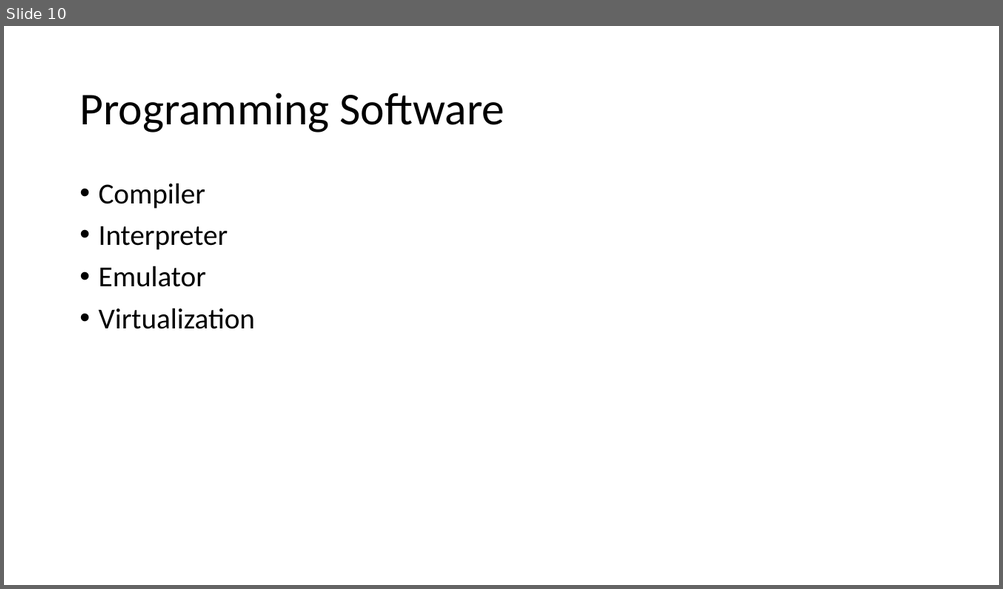
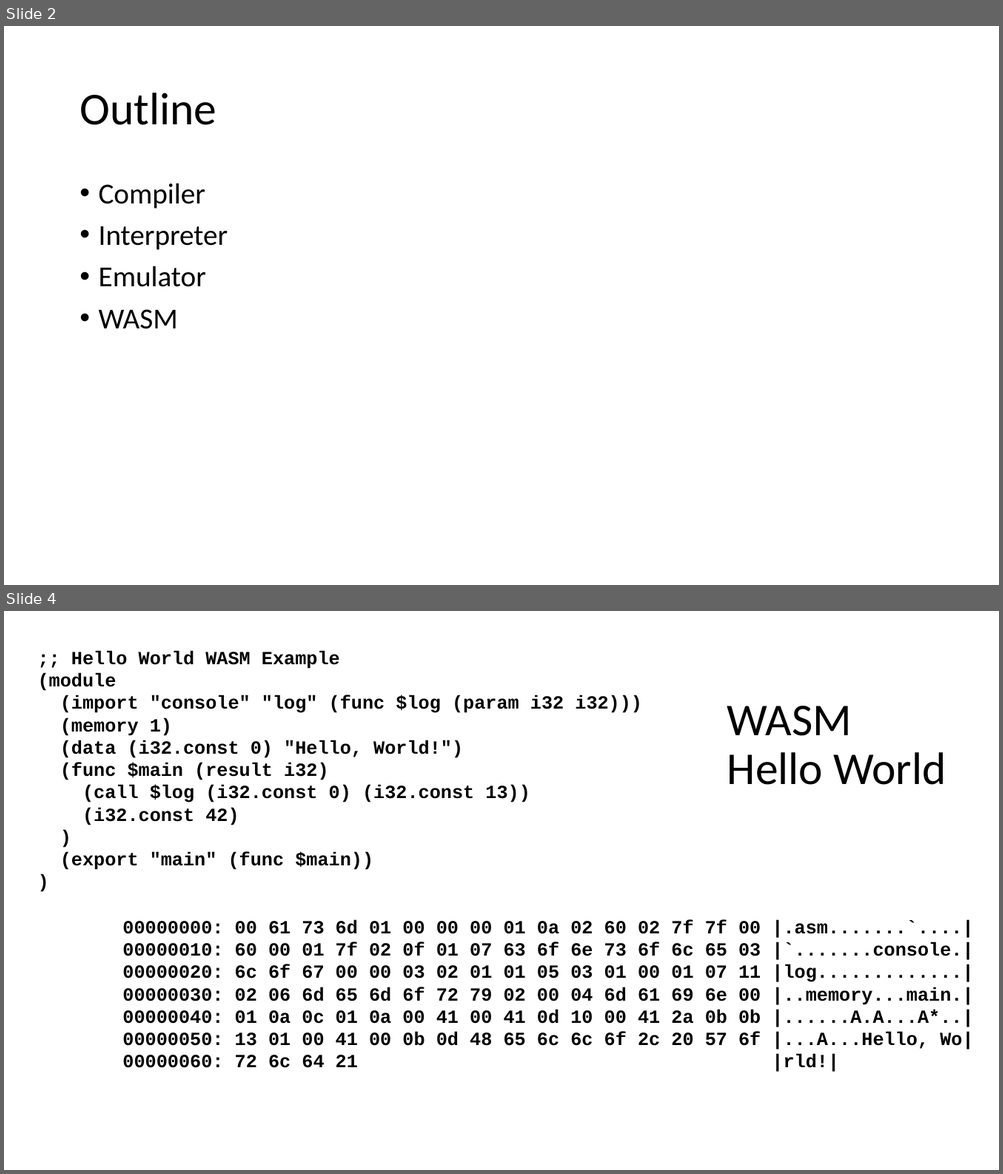
Before and after one commit to csev/ca4e, a slide deck: lectures/05-Software.pptx. Shown one above the other, each under a label of ours: slide 10 before the commit, slides 2 and 4 after it; the slides between them are not shown. The pictures are 1003x589 and 1003x1174 pixels, drawn with LibreOffice and Linux fonts; fonts in the diff are those of the drawing. Boxes give left, top, right and bottom in pixels: in the first picture for what was removed or moved away, otherwise in the second. Text is boxed around its words. In the diff, an @@ line names an element or a change of style, - is before the commit and + after.

```diff
--- a/lectures/05-Software.pptx
+++ b/lectures/05-Software.pptx
@@ slide 4 added at box(4, 611, 999, 1170), background #FFFFFF @@
@@ text added at box(38, 650, 642, 870), 18 pt, text #000000, bold @@
+;; Hello World WASM Example
+(module
+(import "console" "log" (func $log (param i32 i32)))
+(memory 1)
+(data (i32.const 0) "Hello, World!")
+(func $main (result i32)
+(call $log (i32.const 0) (i32.const 13))
+(i32.const 42)
+)
+(export "main" (func $main))
+)
@@ title added at box(727, 706, 946, 785), 44 pt, text #000000 @@
+WASM Hello World
@@ text added at box(122, 920, 973, 1072), 18 pt, text #000000, bold @@
+00000000: 00 61 73 6d 01 00 00 00 01 0a 02 60 02 7f 7f 00 |.asm.......`....|
+00000010: 60 00 01 7f 02 0f 01 07 63 6f 6e 73 6f 6c 65 03 |`.......console.|
+00000020: 6c 6f 67 00 00 03 02 01 01 05 03 01 00 01 07 11 |log.............|
+00000030: 02 06 6d 65 6d 6f 72 79 02 00 04 6d 61 69 6e 00 |..memory...main.|
+00000040: 01 0a 0c 01 0a 00 41 00 41 0d 10 00 41 2a 0b 0b |......A.A...A*..|
+00000050: 13 01 00 41 00 0b 0d 48 65 6c 6c 6f 2c 20 57 6f |...A...Hello, Wo|
+00000060: 72 6c 64 21 |rld!|
@@ what was slide 10 is now slide 2 @@
@@ slide 2 changed as well @@
@@ title at box(79, 93, 216, 125): text changed @@
-Programming Software
+Outline
@@ text at box(99, 309, 178, 329): text changed @@
-• Virtualization
+• WASM
```
Also in this commit, not shown: 2 other slides changed, 3 other slides added, 16 slides removed, 1 other file.
